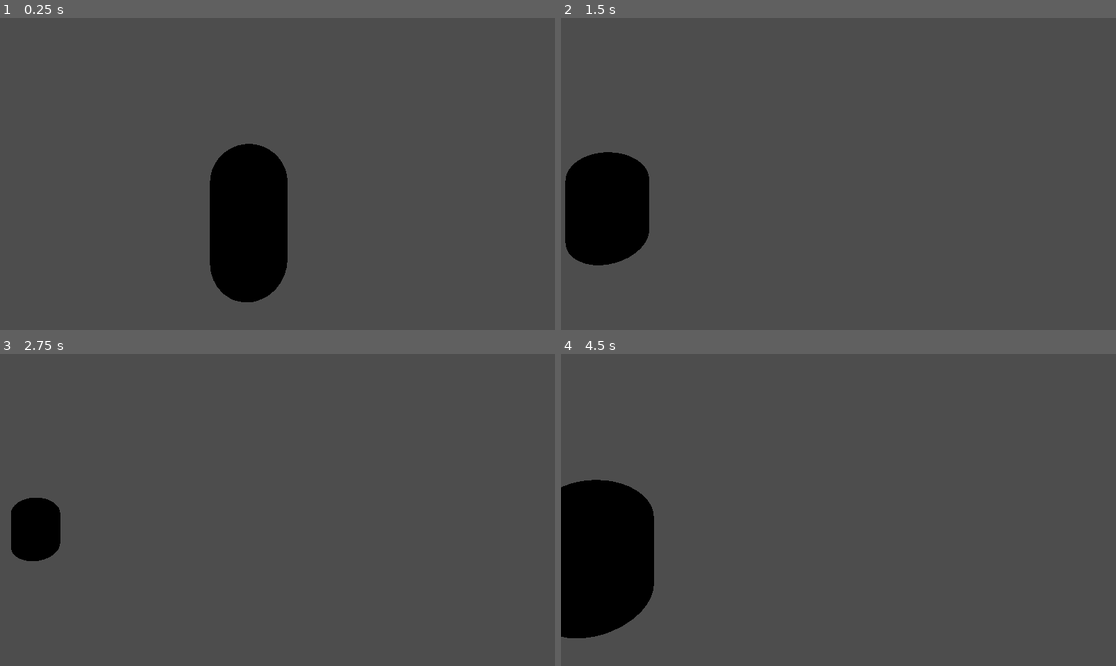
Above: before the commit, frames 1-4 (two rows, left to right).
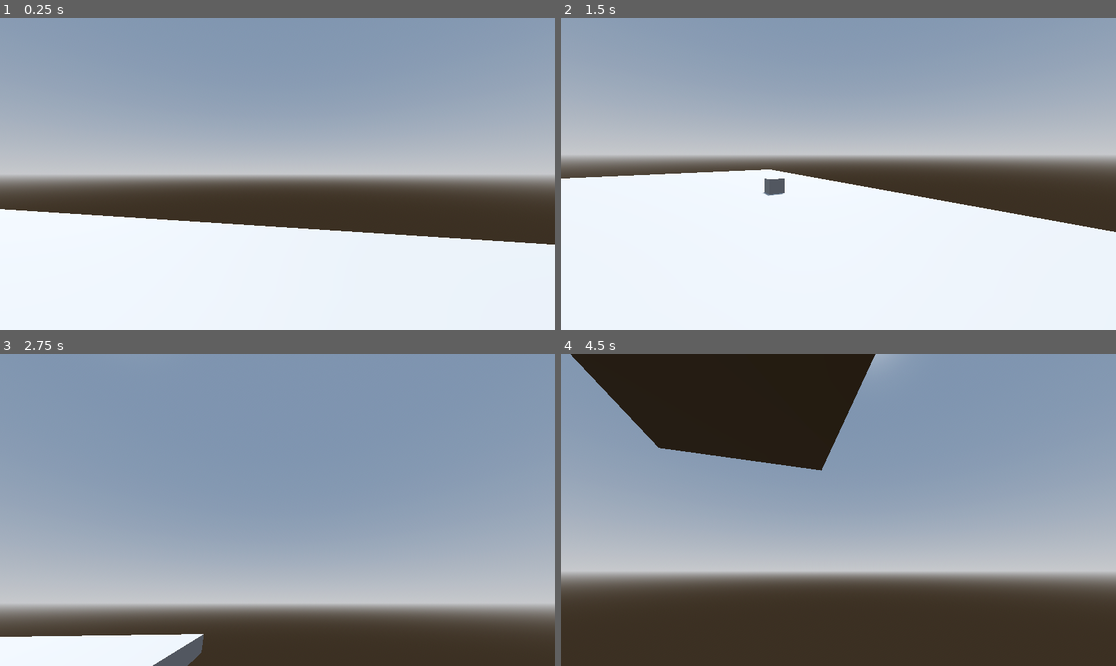
Above: after the commit, the same moments.

Repository: EdBarrancos/Minihit-Xjam23
Game: Godot game, scene res://Game/Scenes/game.tscn
Same seed, same stepped clock (60 frames per second), same inputs: the game is played once before the commit and once after it.
Inputs (mouse positions are in pixels of both pictures, inside the frame that each line leads up to):
- Up to frame 1 (0.25 s): no input
- Up to frame 2 (1.5 s): tap Enter (ui_accept) at 0.5, 0.6 s; move the mouse to (960, 158) at 0.52 s; hold Right (ui_right) 0.53-1.28 s; tap Space (JUMP, bound only after the commit) at 0.77, 0.8, 1.07, 1.35 s; move the mouse to (727, 189) at 1.27 s; hold Down (ui_down) from 1.28 s (still down)
- Up to frame 3 (2.75 s): tap Space (JUMP, bound only after the commit) at 1.52, 1.82, 2.3 s; tap Enter (ui_accept) at 1.55, 2.1 s; move the mouse to (333, 441) at 2.02 s; release Down (ui_down) at 2.03 s; hold Right (ui_right) from 2.03 s (still down)
- Up to frame 4 (4.5 s): move the mouse to (810, 572) at 2.77 s; release Right (ui_right) at 2.78 s; hold Up (ui_up) 2.78-3.53 s; tap Enter (ui_accept) at 2.85, 4.35 s; tap Space (JUMP, bound only after the commit) at 3.02, 3.32, 3.6, 3.77, 4.07 s; move the mouse to (1005, 556) at 3.52 s; hold Left (ui_left) from 3.53 s (still down); move the mouse to (672, 463) at 4.27 s

The runs differ from the first frame. In frame 1, 98% of the frame differs, in the area x 0-100%, y 0-100%; in frame 2, 98%; in frame 3, 96%; in frame 4, 98%.

Commit message:
feat: implement character movement

Diff:
--- a/project/Player/Scenes/player.tscn
+++ b/project/Player/Scenes/player.tscn
@@ -1,8 +1,24 @@
-[gd_scene load_steps=2 format=3 uid="uid://buo5j43idfqcr"]
+[gd_scene load_steps=4 format=3 uid="uid://buo5j43idfqcr"]
 
 [ext_resource type="Script" path="res://Player/Scripts/player.gd" id="1_75rw3"]
 
+[sub_resource type="CapsuleMesh" id="CapsuleMesh_ot820"]
+
+[sub_resource type="CapsuleShape3D" id="CapsuleShape3D_42dqw"]
+
 [node name="Player" type="CharacterBody3D"]
+axis_lock_angular_x = true
+axis_lock_angular_y = true
+axis_lock_angular_z = true
 script = ExtResource("1_75rw3")
 
-[node name="Camera3D" type="Camera3D" parent="."]
+[node name="MeshInstance3D" type="MeshInstance3D" parent="."]
+mesh = SubResource("CapsuleMesh_ot820")
+
+[node name="CollisionShape3D" type="CollisionShape3D" parent="."]
+shape = SubResource("CapsuleShape3D_42dqw")
+
+[node name="Head" type="Node3D" parent="."]
+transform = Transform3D(1, 0, 0, 0, 1, 0, 0, 0, 1, 0, 0.742019, 0)
+
+[node name="Camera3D" type="Camera3D" parent="Head"]
--- a/project/Player/Scripts/player.gd
+++ b/project/Player/Scripts/player.gd
@@ -1,32 +1,48 @@
 extends CharacterBody3D
 
 
-const SPEED = 5.0
+const SPEED = 7.0
 const JUMP_VELOCITY = 4.5
+const SENSITIVITY = 0.003
 
 # Get the gravity from the project settings to be synced with RigidBody nodes.
 var gravity = ProjectSettings.get_setting("physics/3d/default_gravity")
+
+@onready var head = $Head
+@onready var camera = $Head/Camera3D
+
+func _ready():
+	Input.set_mouse_mode(Input.MOUSE_MODE_CAPTURED)
+
+
+func _unhandled_input(event):
+	if event is InputEventMouseMotion:
+		head.rotate_y(-event.relative.x * SENSITIVITY)
+		camera.rotate_x(-event.relative.y * SENSITIVITY)
+		camera.rotation.x = clamp(camera.rotation.x, deg_to_rad(-40), deg_to_rad(60))
 
 
 func _physics_process(delta):
 	# Add the gravity.
 	if not is_on_floor():
-		#velocity.y -= gravity * delta
+		velocity.y -= gravity * delta
 		pass
 
 	# Handle jump.
-	if Input.is_action_just_pressed("ui_accept") and is_on_floor():
+	if Input.is_action_just_pressed("JUMP") and is_on_floor():
 		velocity.y = JUMP_VELOCITY
 
 	# Get the input direction and handle the movement/deceleration.
 	# As good practice, you should replace UI actions with custom gameplay actions.
-	var input_dir = Input.get_vector("ui_left", "ui_right", "ui_up", "ui_down")
-	var direction = (transform.basis * Vector3(input_dir.x, 0, input_dir.y)).normalized()
+	var input_dir = Input.get_vector("LEFT", "RIGHT", "UP", "DOWN")
+	var direction = (head.transform.basis * Vector3(-input_dir.y, 0, input_dir.x)).normalized()
 	if direction:
 		velocity.x = direction.x * SPEED
 		velocity.z = direction.z * SPEED
 	else:
 		velocity.x = move_toward(velocity.x, 0, SPEED)
 		velocity.z = move_toward(velocity.z, 0, SPEED)
+		#velocity.x = 0.0
+		#velocity.z = 0.0
 
 	move_and_slide()
--- a/project/Store/Scenes/store.tscn
+++ b/project/Store/Scenes/store.tscn
@@ -1,17 +1,38 @@
-[gd_scene load_steps=4 format=3 uid="uid://da1yajnxnbrpo"]
+[gd_scene load_steps=6 format=3 uid="uid://da1yajnxnbrpo"]
 
 [ext_resource type="Script" path="res://Store/Scripts/store.gd" id="1_d57fn"]
 [ext_resource type="PackedScene" uid="uid://buo5j43idfqcr" path="res://Player/Scenes/player.tscn" id="2_2t2d7"]
 
-[sub_resource type="CapsuleMesh" id="CapsuleMesh_hnwhr"]
+[sub_resource type="ProceduralSkyMaterial" id="ProceduralSkyMaterial_n3gp5"]
+sky_horizon_color = Color(0.64625, 0.65575, 0.67075, 1)
+ground_horizon_color = Color(0.64625, 0.65575, 0.67075, 1)
+
+[sub_resource type="Sky" id="Sky_5i27q"]
+sky_material = SubResource("ProceduralSkyMaterial_n3gp5")
+
+[sub_resource type="Environment" id="Environment_vqwgl"]
+background_mode = 2
+sky = SubResource("Sky_5i27q")
+tonemap_mode = 2
+glow_enabled = true
 
 [node name="Store" type="Node3D"]
 script = ExtResource("1_d57fn")
 
 [node name="Player" parent="." instance=ExtResource("2_2t2d7")]
-transform = Transform3D(0.239228, 0, -0.970963, 0, 1, 0, 0.970963, 0, 0.239228, 0, 0, 0)
+transform = Transform3D(0.239228, 0, -0.970963, 0, 1, 0, 0.970963, 0, 0.239228, 0, 0.807365, 0)
 
-[node name="MeshInstance3D" type="MeshInstance3D" parent="."]
-transform = Transform3D(1, 0, 0, 0, 1, 0, 0, 0, 1, 2.52191, -0.607572, -0.999508)
-mesh = SubResource("CapsuleMesh_hnwhr")
-skeleton = NodePath("../Player")
+[node name="WorldEnvironment" type="WorldEnvironment" parent="."]
+environment = SubResource("Environment_vqwgl")
+
+[node name="DirectionalLight3D" type="DirectionalLight3D" parent="."]
+transform = Transform3D(-0.866025, -0.433013, 0.25, 0, 0.5, 0.866025, -0.5, 0.75, -0.433013, 0, 0, 0)
+shadow_enabled = true
+
+[node name="CSGBox3D" type="CSGBox3D" parent="."]
+transform = Transform3D(1, 0, 0, 0, 1, 0, 0, 0, 1, -7.5, -0.94807, -10.5)
+use_collision = true
+size = Vector3(28, 1, 38)
+
+[node name="CSGBox3D2" type="CSGBox3D" parent="."]
+transform = Transform3D(1, 0, 0, 0, 1, 0, 0, 0, 1, 0, 0, -8.48657)
--- a/project/project.godot
+++ b/project/project.godot
@@ -14,3 +14,35 @@
 run/main_scene="res://Game/Scenes/game.tscn"
 config/features=PackedStringArray("4.2", "Forward Plus")
 config/icon="res://icon.svg"
+
+[input]
+
+RIGHT={
+"deadzone": 0.5,
+"events": [Object(InputEventKey,"resource_local_to_scene":false,"resource_name":"","device":-1,"window_id":0,"alt_pressed":false,"shift_pressed":false,"ctrl_pressed":false,"meta_pressed":false,"pressed":false,"keycode":0,"physical_keycode":4194321,"key_label":0,"unicode":0,"echo":false,"script":null)
+, Object(InputEventKey,"resource_local_to_scene":false,"resource_name":"","device":-1,"window_id":0,"alt_pressed":false,"shift_pressed":false,"ctrl_pressed":false,"meta_pressed":false,"pressed":false,"keycode":0,"physical_keycode":68,"key_label":0,"unicode":68,"echo":false,"script":null)
+]
+}
+LEFT={
+"deadzone": 0.5,
+"events": [Object(InputEventKey,"resource_local_to_scene":false,"resource_name":"","device":-1,"window_id":0,"alt_pressed":false,"shift_pressed":false,"ctrl_pressed":false,"meta_pressed":false,"pressed":false,"keycode":0,"physical_keycode":4194319,"key_label":0,"unicode":0,"echo":false,"script":null)
+, Object(InputEventKey,"resource_local_to_scene":false,"resource_name":"","device":-1,"window_id":0,"alt_pressed":false,"shift_pressed":false,"ctrl_pressed":false,"meta_pressed":false,"pressed":false,"keycode":0,"physical_keycode":65,"key_label":0,"unicode":65,"echo":false,"script":null)
+]
+}
+UP={
+"deadzone": 0.5,
+"events": [Object(InputEventKey,"resource_local_to_scene":false,"resource_name":"","device":-1,"window_id":0,"alt_pressed":false,"shift_pressed":false,"ctrl_pressed":false,"meta_pressed":false,"pressed":false,"keycode":0,"physical_keycode":4194320,"key_label":0,"unicode":0,"echo":false,"script":null)
+, Object(InputEventKey,"resource_local_to_scene":false,"resource_name":"","device":-1,"window_id":0,"alt_pressed":false,"shift_pressed":false,"ctrl_pressed":false,"meta_pressed":false,"pressed":false,"keycode":0,"physical_keycode":87,"key_label":0,"unicode":87,"echo":false,"script":null)
+]
+}
+DOWN={
+"deadzone": 0.5,
+"events": [Object(InputEventKey,"resource_local_to_scene":false,"resource_name":"","device":-1,"window_id":0,"alt_pressed":false,"shift_pressed":false,"ctrl_pressed":false,"meta_pressed":false,"pressed":false,"keycode":0,"physical_keycode":4194322,"key_label":0,"unicode":0,"echo":false,"script":null)
+, Object(InputEventKey,"resource_local_to_scene":false,"resource_name":"","device":-1,"window_id":0,"alt_pressed":false,"shift_pressed":false,"ctrl_pressed":false,"meta_pressed":false,"pressed":false,"keycode":0,"physical_keycode":83,"key_label":0,"unicode":83,"echo":false,"script":null)
+]
+}
+JUMP={
+"deadzone": 0.5,
+"events": [Object(InputEventKey,"resource_local_to_scene":false,"resource_name":"","device":-1,"window_id":0,"alt_pressed":false,"shift_pressed":false,"ctrl_pressed":false,"meta_pressed":false,"pressed":false,"keycode":0,"physical_keycode":32,"key_label":0,"unicode":32,"echo":false,"script":null)
+]
+}
